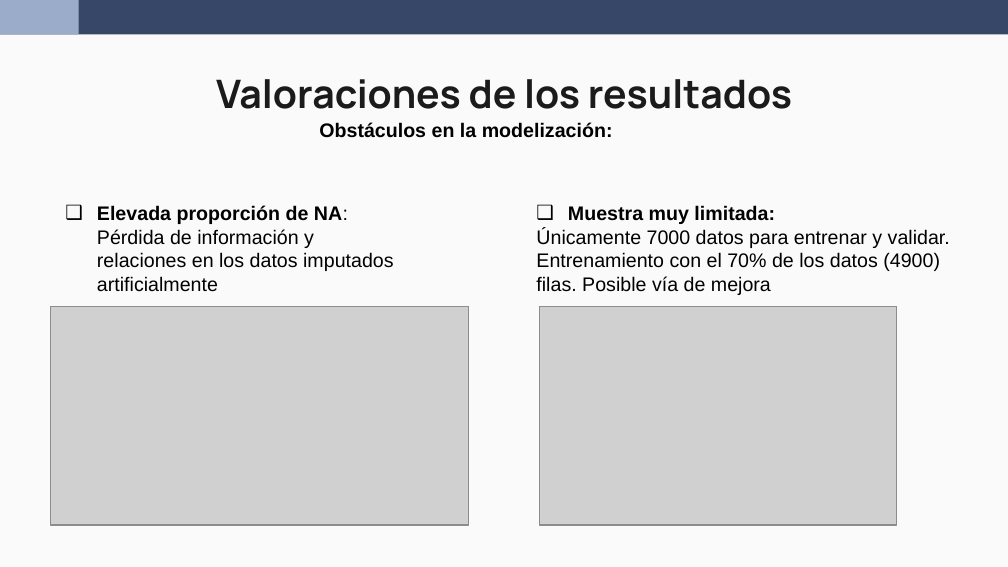
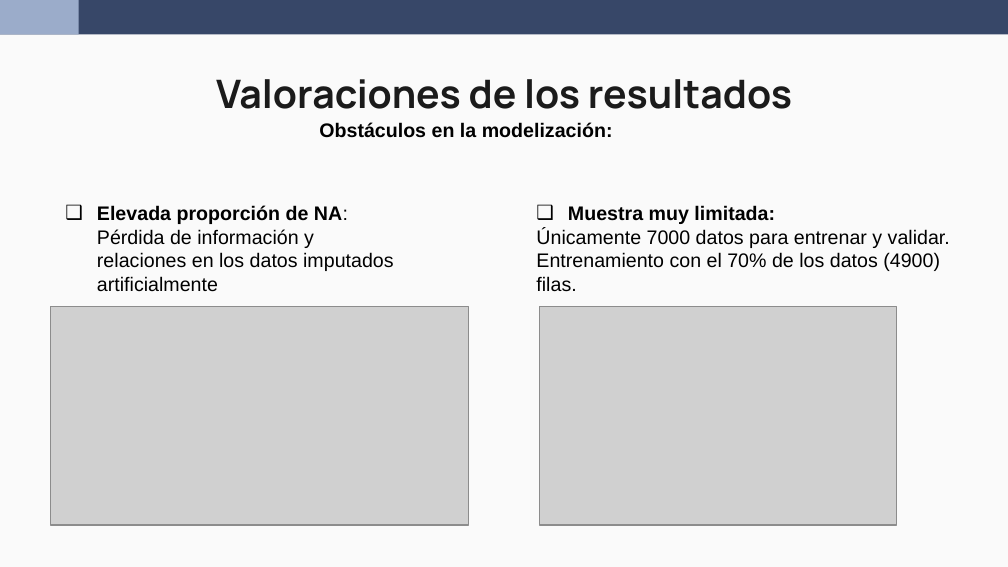
Before and after one commit to wen2111/Mineria, a slide deck: slide 14 of Entrega_2/00.REPORTE/Reporte_Grupo5_def.pptx. Drawn at 1008x567 pixels with LibreOffice and Linux fonts; fonts in the diff are those of the drawing; grey boxes stand for pictures. Boxes give left, top, right and bottom in pixels: in the first picture for what was removed or moved away, otherwise in the second. Text is boxed around its words. In the diff, an @@ line names an element or a change of style, - is before the commit and + after.

```diff
--- a/Entrega_2/00.REPORTE/Reporte_Grupo5_def.pptx
+++ b/Entrega_2/00.REPORTE/Reporte_Grupo5_def.pptx
@@ text at <box>536,229,950,292</box>: text changed @@
-Únicamente 7000 datos para entrenar y validar. Entrenamiento con el 70% de los datos (4900) filas. Posible vía de mejora
+Únicamente 7000 datos para entrenar y validar. Entrenamiento con el 70% de los datos (4900) filas.
```
Also in this commit, not shown: 1 other slide changed, 1 other file.
